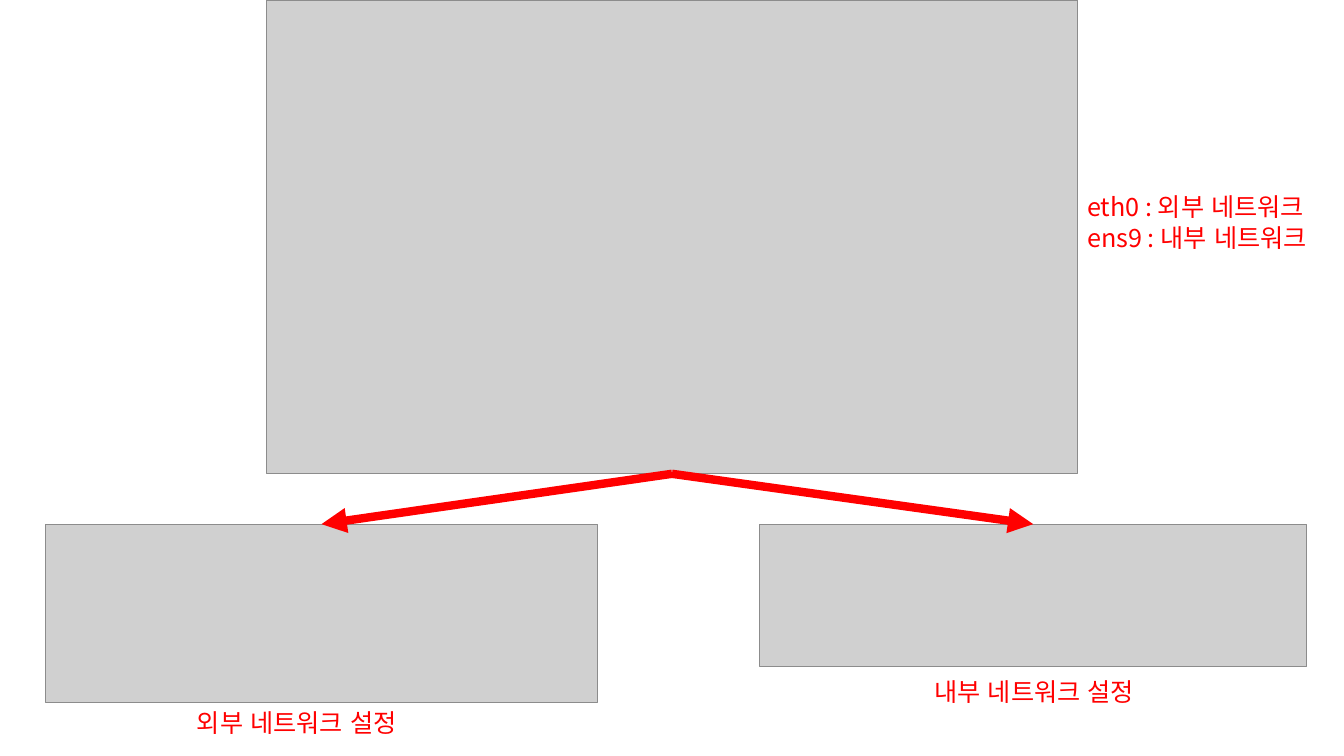
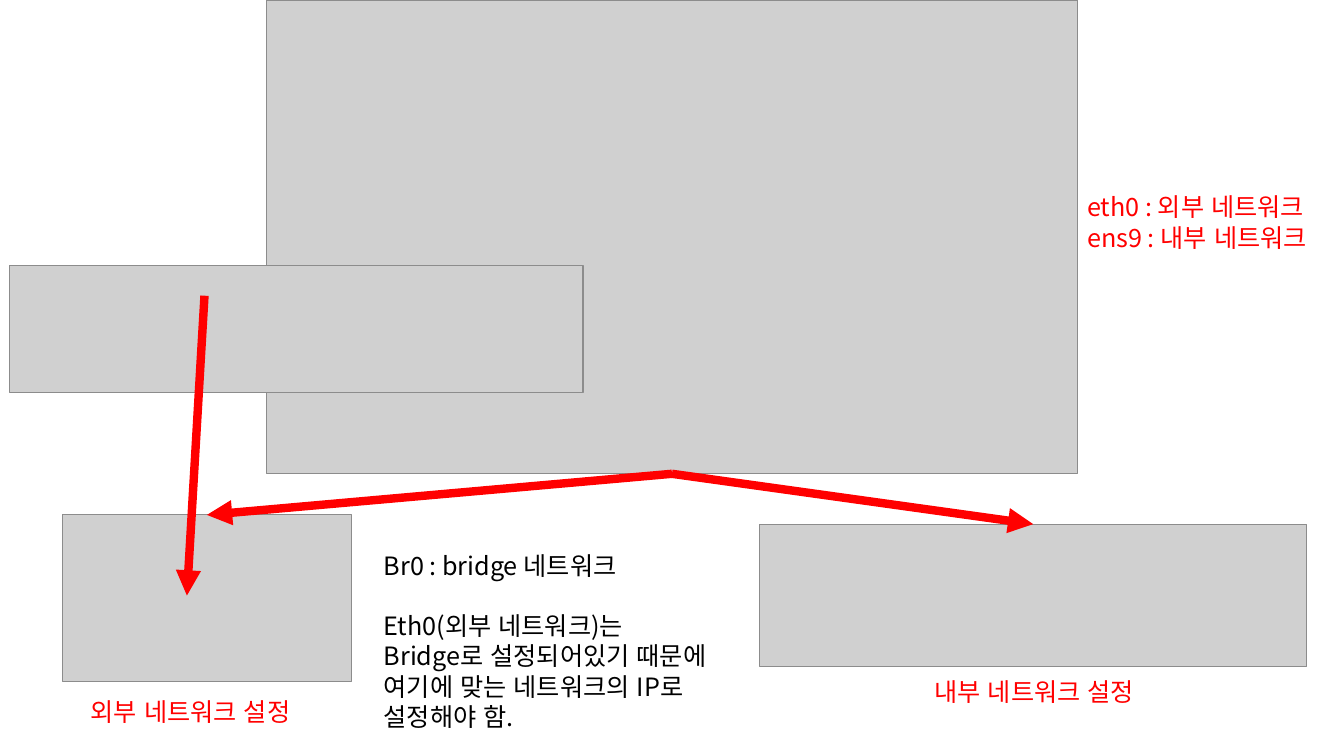
Before and after one commit to bluewave94/RAPA_KVM, a slide deck: slide 14 of kvm_project/KVM실습-김민식.pptx. Drawn at 1344x756 pixels with LibreOffice and Linux fonts; fonts in the diff are those of the drawing; grey boxes stand for pictures. Boxes give left, top, right and bottom in pixels: in the first picture for what was removed or moved away, otherwise in the second. Text is boxed around its words. In the diff, an @@ line names an element or a change of style, - is before the commit and + after.

```diff
--- a/kvm_project/KVM실습-김민식.pptx
+++ b/kvm_project/KVM실습-김민식.pptx
@@ picture added at [9, 265, 583, 392] @@
@@ arrow added from (205, 295) to (187, 596), #FF0000 6 pt @@
@@ arrow moved from (673, 474) - (322, 524) to (673, 474) - (207, 515) @@
@@ picture removed at [45, 524, 598, 703] @@
@@ picture added at [63, 515, 353, 682] @@
@@ text added at [384, 554, 707, 728], 18 pt, text #000000 @@
+Br0 : bridge 네트워크
+Eth0(외부 네트워크)는
+Bridge로 설정되어있기 때문에 여기에 맞는 네트워크의 IP로 설정해야 함.
@@ text "외부 네트워크 설정": place and size @@
-text "외부 네트워크 설정" at [197, 711, 396, 734]
+text "외부 네트워크 설정" at [91, 700, 290, 723]
```
Also in this commit, not shown: 1 slide added, 1 slide removed, 4 other files.
